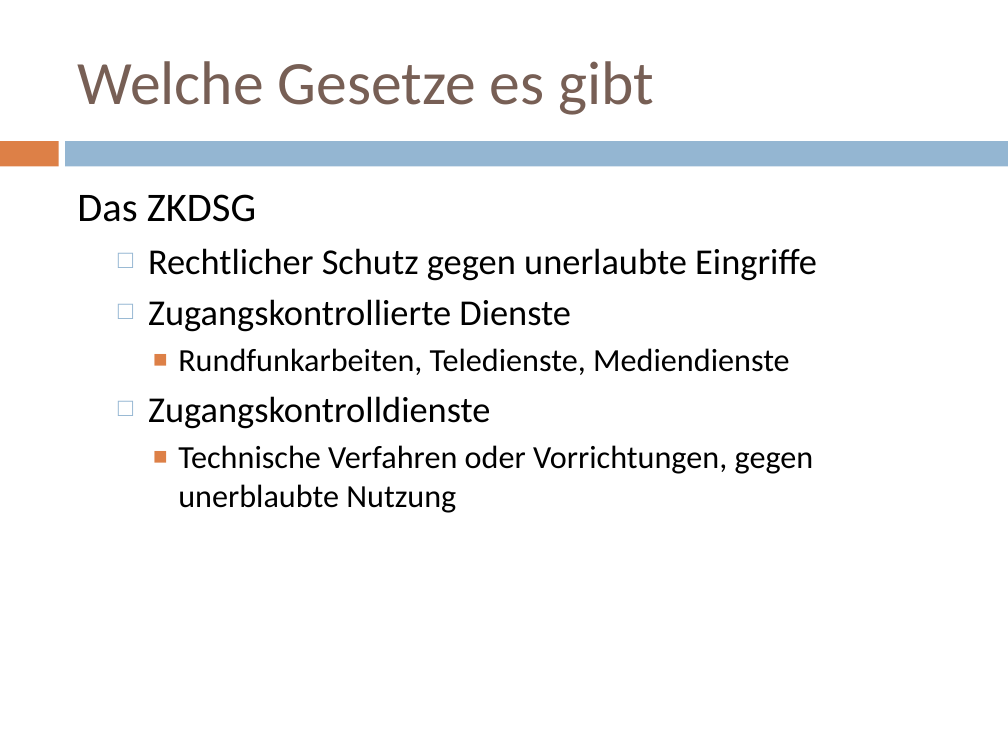
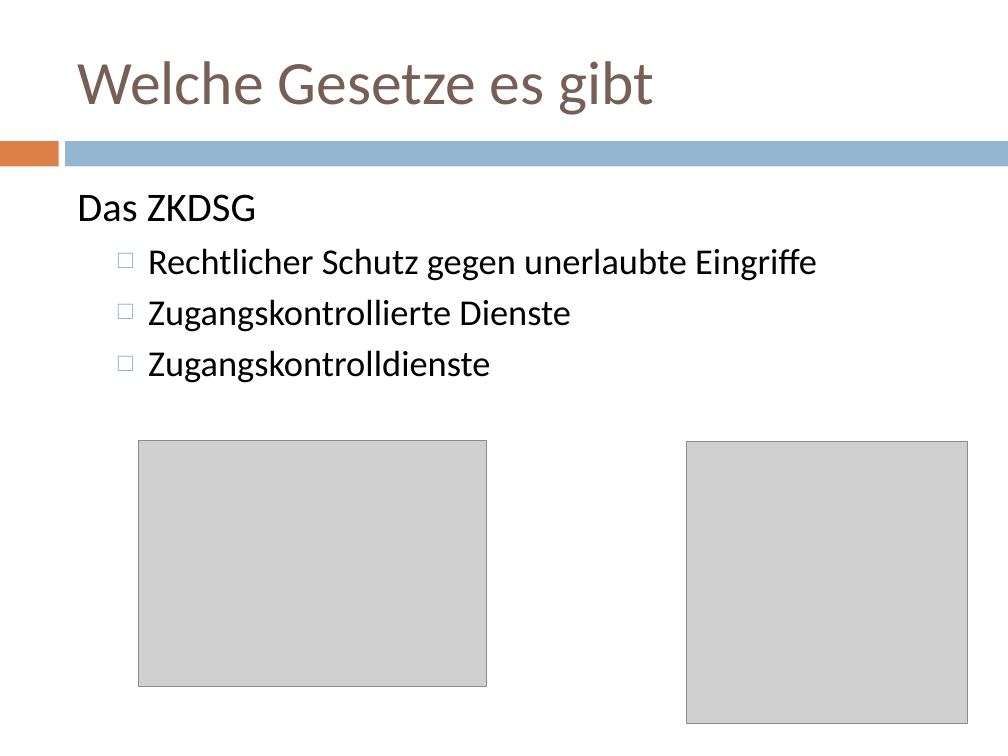
Before and after one commit to doctordebug/Hackerpraktikum, a slide deck: slide 7 of Präsentationen/PT1.pptx. Drawn at 1008x756 pixels with LibreOffice and Linux fonts; fonts in the diff are those of the drawing; grey boxes stand for pictures. Boxes give left, top, right and bottom in pixels: in the first picture for what was removed or moved away, otherwise in the second. Text is boxed around its words. In the diff, an @@ line names an element or a change of style, - is before the commit and + after.

```diff
--- a/Präsentationen/PT1.pptx
+++ b/Präsentationen/PT1.pptx
@@ text at (178,348,790,375): paragraph removed @@
-    ■ Rundfunkarbeiten, Teledienste, Mediendienste
@@ picture added at (139,440,487,686) @@
@@ text at (178,445,814,513): paragraph removed @@
-    ■ Technische Verfahren oder Vorrichtungen, gegen unerblaubte Nutzung
@@ picture added at (686,442,968,723) @@
```
Also in this commit, not shown: 13 other slides changed, 2 slides added.
